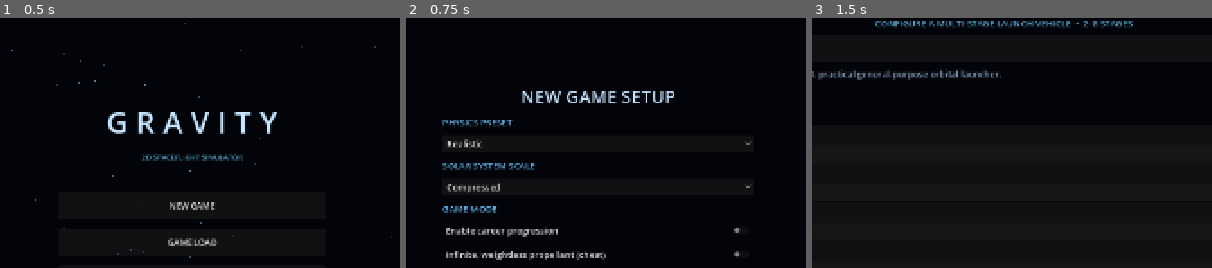
Above: before the commit, frames 1-3 (left to right).
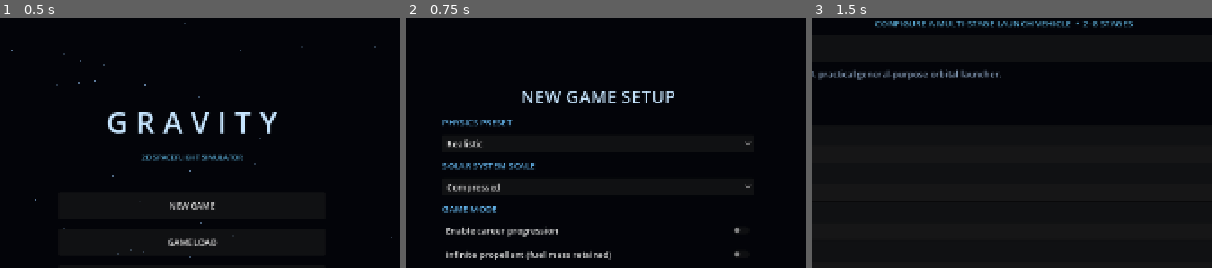
Above: after the commit, the same moments.

Repository: Blagos1195/Gravity-simulator
Game: Godot game, scene res://scenes/main.tscn
Same seed, same stepped clock (60 frames per second), same inputs: the game is played once before the commit and once after it.
Inputs:
- Up to frame 1 (0.5 s): no input
- Up to frame 2 (0.75 s): click "NEW GAME" at 0.5 s
- Up to frame 3 (1.5 s): click "CONTINUE TO ROCKET BUILDER" at 1.25 s
The pictures show only the part of the screen within x 26-76%, y 9-59%; the shares and areas given below are measured in that part.

Frame 1 is identical in both runs. In frame 2, 0.6% of the frame differs, in the area x 17-52%, y 93-97%; in frame 3, nothing differs.

Commit message:
Clarify infinite propellant option mass behaviour

Diff:
--- a/Gravity/scripts/main.gd
+++ b/Gravity/scripts/main.gd
@@ -499,7 +499,7 @@
 	career.toggled.connect(func(value: bool): career_enabled = value)
 	root.add_child(career)
 	var infinite_fuel := CheckButton.new()
-	infinite_fuel.text = "Infinite, weightless propellant (cheat)"
+	infinite_fuel.text = "Infinite propellant (fuel mass retained)"
 	infinite_fuel.button_pressed = infinite_weightless_fuel
 	infinite_fuel.toggled.connect(func(value: bool): infinite_weightless_fuel = value)
 	root.add_child(infinite_fuel)
